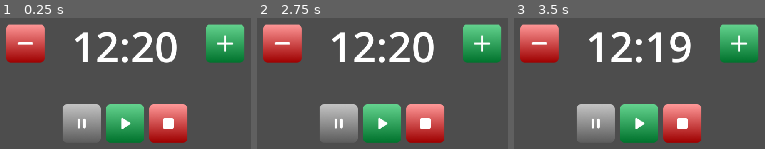
Above: before the commit, frames 1-3 (left to right).
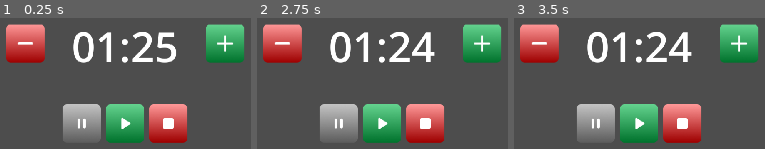
Above: after the commit, the same moments.

Repository: justkuzan/pomodoro-timer
Game: Godot game, scene res://Scenes/All Timers/all_timers_general_scene.tscn
Two runs of this game, one before a commit and one after it. Both use one fixed random seed, a clock stepped at 60 frames per second and the inputs below.
Inputs (mouse positions are in pixels of both pictures, inside the frame that each line leads up to):
- Up to frame 1 (0.25 s): no input
- Up to frame 2 (2.75 s): click (382, 124) at 0.5 s; click (382, 124) at 1.25 s; click (282, 42) at 2 s
- Up to frame 3 (3.5 s): click (739, 42) at 2.75 s

The runs differ from the first frame. In frame 1, 3.0% of the frame differs, in the area x 29-71%, y 10-35%; in frame 2, 3.3%; in frame 3, 4.4%.

Commit message:
feat: implement state transition guards
Added a filter to validate and restrict state entries (e.g., preventing Pause from Stopped or Ended).

Diff:
--- a/Scenes/All Timers/all_timers_general_scene.gd
+++ b/Scenes/All Timers/all_timers_general_scene.gd
@@ -6,8 +6,8 @@
 enum State { STOPPED, RUNNING, PAUSED, ENDED }
 var state: State = State.STOPPED
 
-var user_minutes: int = 12
-var user_seconds: int = 20
+var user_minutes: int = 1
+var user_seconds: int = 25
 
 
 func _ready() -> void:
@@ -16,7 +16,15 @@
 
 
 func change_state(new_state: State) -> void:
+	if state == new_state:
+		return
+	if  state == State.STOPPED and new_state == State.PAUSED:
+		return
+	if (state == State.ENDED) and (new_state == State.PAUSED or new_state == State.STOPPED):
+		return
+
 	state = new_state
+
 	match state:
 		State.RUNNING:
 			print("Плей нажат!")
